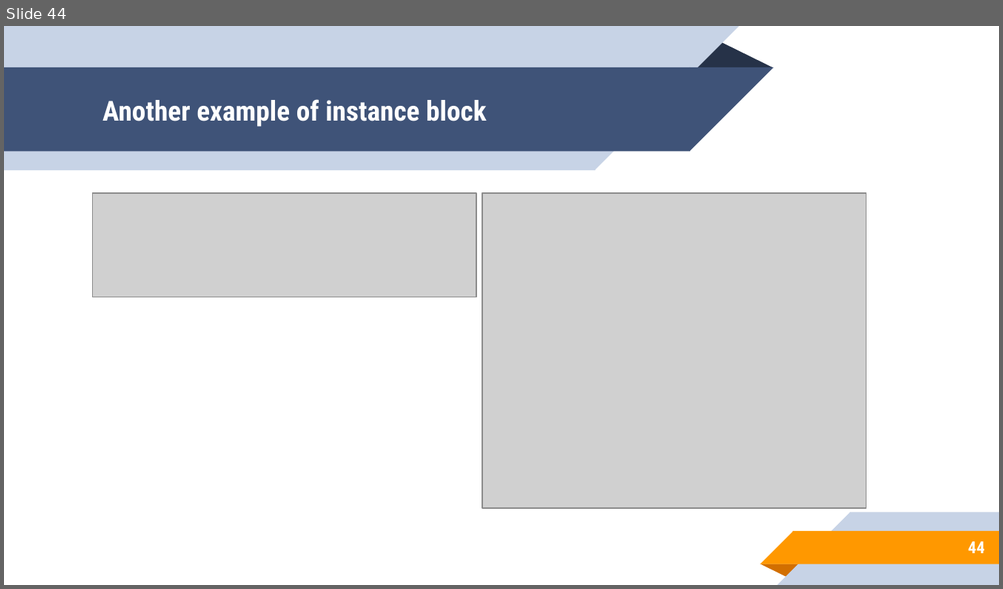
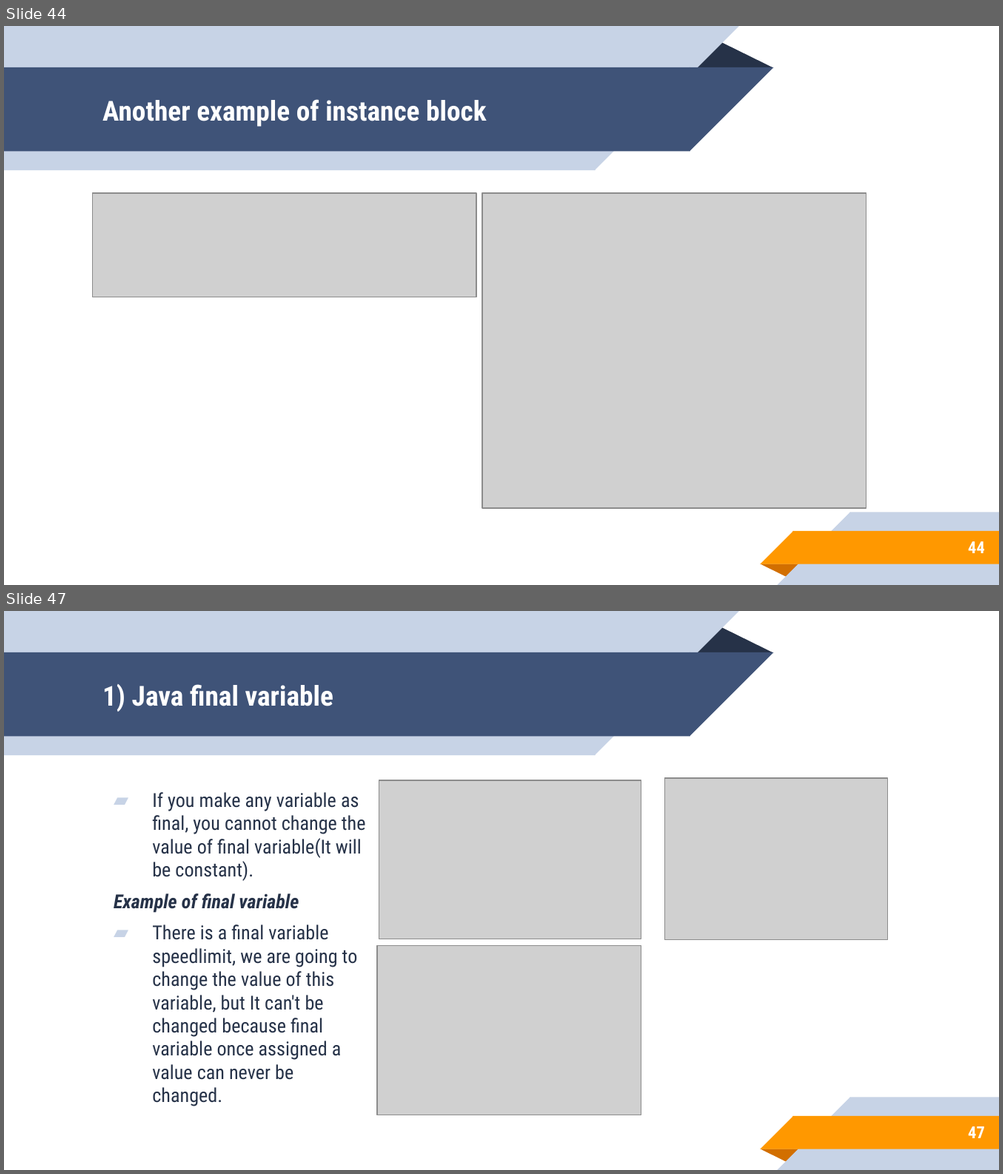
Before and after one commit to aronipurwanto/materi-xa, a slide deck: java/java-logic/Slide-Java-Logic-06.pptx. Shown one above the other, each under a label of ours: slide 44 before the commit, slides 44 and 47 after it; the slides between them are not shown. The pictures are 1003x589 and 1003x1174 pixels, drawn with LibreOffice and Linux fonts; fonts in the diff are those of the drawing; grey boxes stand for pictures. Boxes give left, top, right and bottom in pixels: in the first picture for what was removed or moved away, otherwise in the second. Text is boxed around its words. In the diff, an @@ line names an element or a change of style, - is before the commit and + after.

```diff
--- a/java/java-logic/Slide-Java-Logic-06.pptx
+++ b/java/java-logic/Slide-Java-Logic-06.pptx
@@ slide 47 added at box(4, 611, 999, 1170), background #FFFFFF; not listed: 10 template elements that a slide beside it also shows @@
@@ title added at box(102, 684, 333, 712), 20 pt, text #FFFFFF, bold @@
+1) Java final variable
@@ picture added at box(379, 781, 642, 940) @@
@@ picture added at box(664, 778, 887, 940) @@
@@ text added at box(114, 792, 366, 1080), 14 pt, text #263248 @@
+▰ If you make any variable as final, you cannot change the value of final variable(It will be constant).
+Example of final variable
+▰ There is a final variable speedlimit, we are going to change the value of this variable, but It can't be changed because final variable once assigned a value can never be changed.
@@ picture added at box(377, 946, 642, 1115) @@
@@ page number added at box(967, 1127, 984, 1139), 12 pt, text #FFFFFF, bold @@
+47
```
Also in this commit, not shown: 4 slides changed, 16 other slides added, 24 other files.
